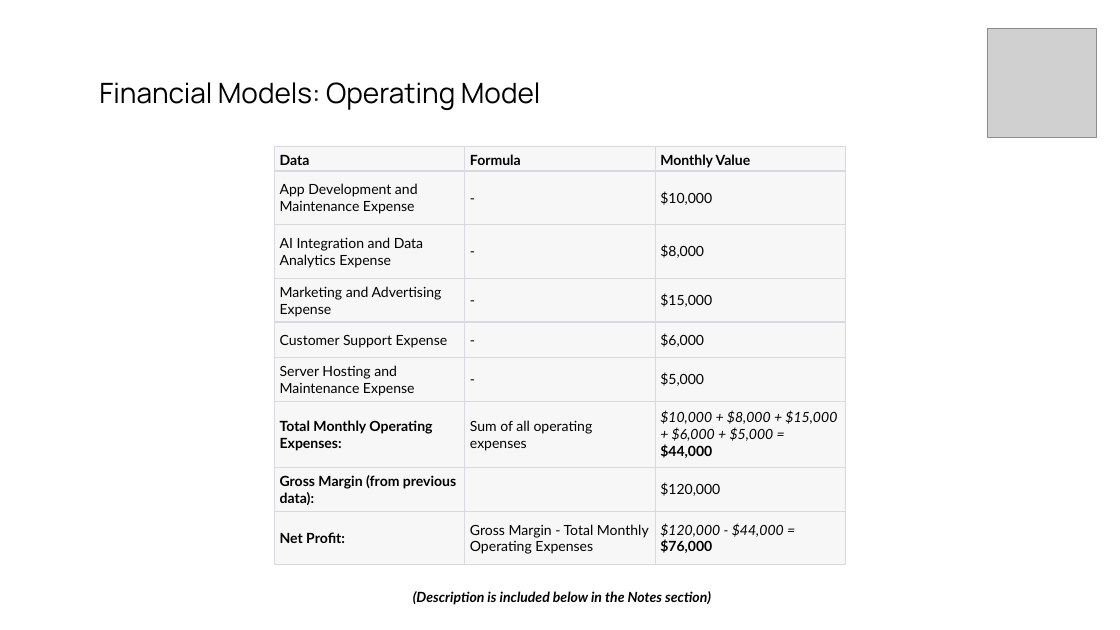
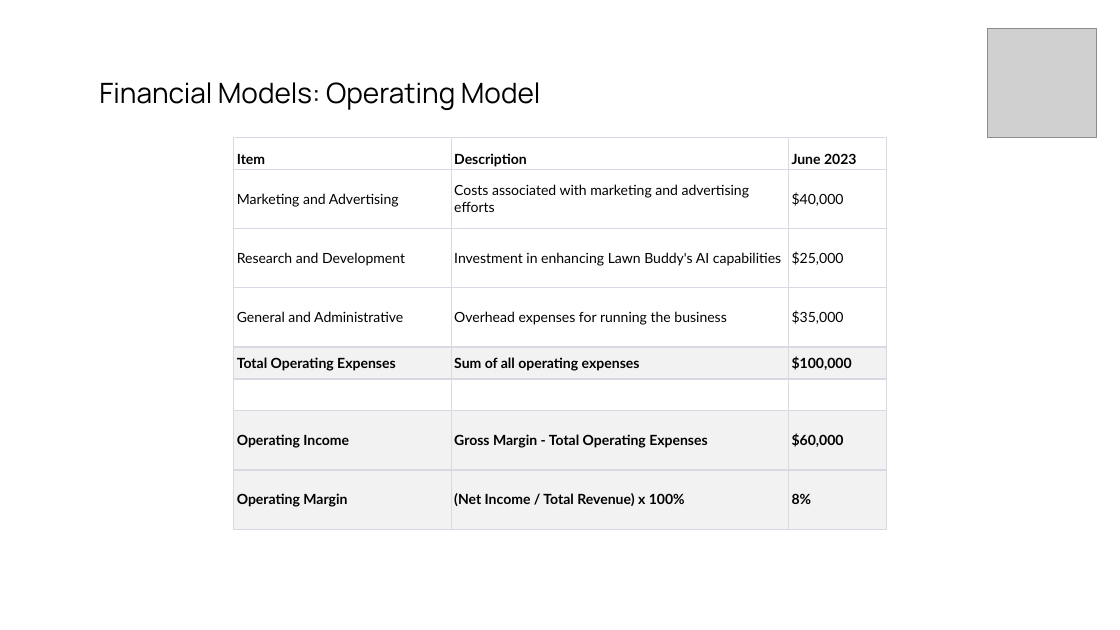
Before and after one commit to gasserahmed/VT-MIT, a slide deck: slide 4 of MGT5824-Tech-based Entrepreneurship/Assignments/Milestone #3 - Business Model Design & AI-powered Operating Models/gasser18-milestone3_slides.pptx. Drawn at 1120x630 pixels with LibreOffice and Linux fonts; fonts in the diff are those of the drawing; grey boxes stand for pictures. Boxes give left, top, right and bottom in pixels: in the first picture for what was removed or moved away, otherwise in the second. Text is boxed around its words. In the diff, an @@ line names an element or a change of style, - is before the commit and + after.

```diff
--- a/MGT5824-Tech-based Entrepreneurship/Assignments/Milestone #3 - Business Model Design & AI-powered Operating Models/gasser18-milestone3_slides.pptx
+++ b/MGT5824-Tech-based Entrepreneurship/Assignments/Milestone #3 - Business Model Design & AI-powered Operating Models/gasser18-milestone3_slides.pptx
@@ table at (234,138,886,530) @@
-row 1: Data | Formula | Monthly Value
-row 2: App Development and Maintenance Expense | - | $10,000
-row 3: AI Integration and Data Analytics Expense | - | $8,000
-row 4: Marketing and Advertising Expense | - | $15,000
-row 5: Customer Support Expense | - | $6,000
-row 6: Server Hosting and Maintenance Expense | - | $5,000
-row 7: Total Monthly Operating Expenses: | Sum of all operating expenses | $10,000 + $8,000 + $15,000 + $6,000 + $5,000 = / $44,000
-row 8: Gross Margin (from previous data): |  | $120,000
-row 9: Net Profit: | Gross Margin - Total Monthly Operating Expenses | $120,000 - $44,000 = / $76,000
+row 1: Item | Description | June 2023
+row 2: Marketing and Advertising | Costs associated with marketing and advertising efforts | $40,000
+row 3: Research and Development | Investment in enhancing Lawn Buddy's AI capabilities | $25,000
+row 4: General and Administrative | Overhead expenses for running the business | $35,000
+row 5: Total Operating Expenses | Sum of all operating expenses | $100,000
+row 6:  |  | 
+row 7: Operating Income | Gross Margin - Total Operating Expenses | $60,000
+row 8: Operating Margin | (Net Income / Total Revenue) x 100% | 8%
@@ table: place and size @@
-table at (274,147,846,566)
+table at (234,138,886,530)
@@ text removed at (413,591,711,605) @@
-(Description is included below in the Notes section)
```
Also in this commit, not shown: 5 other slides changed, 22 slides removed, 2 other files.
